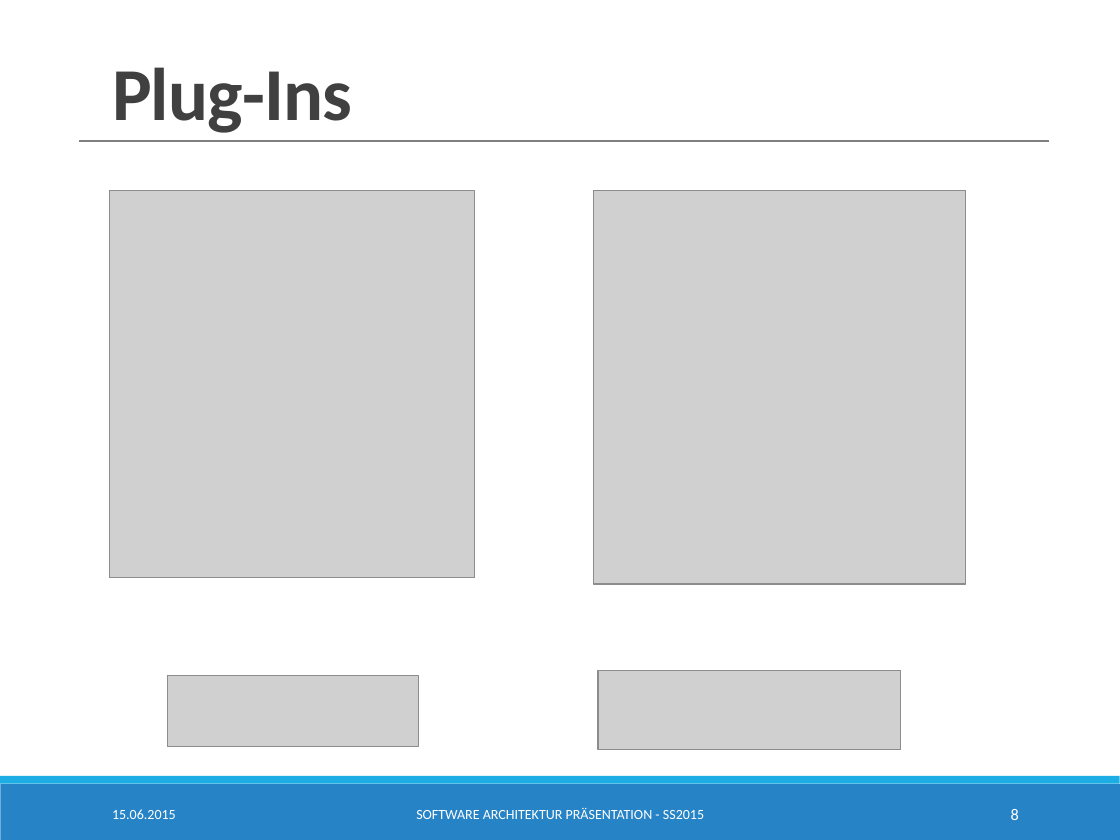
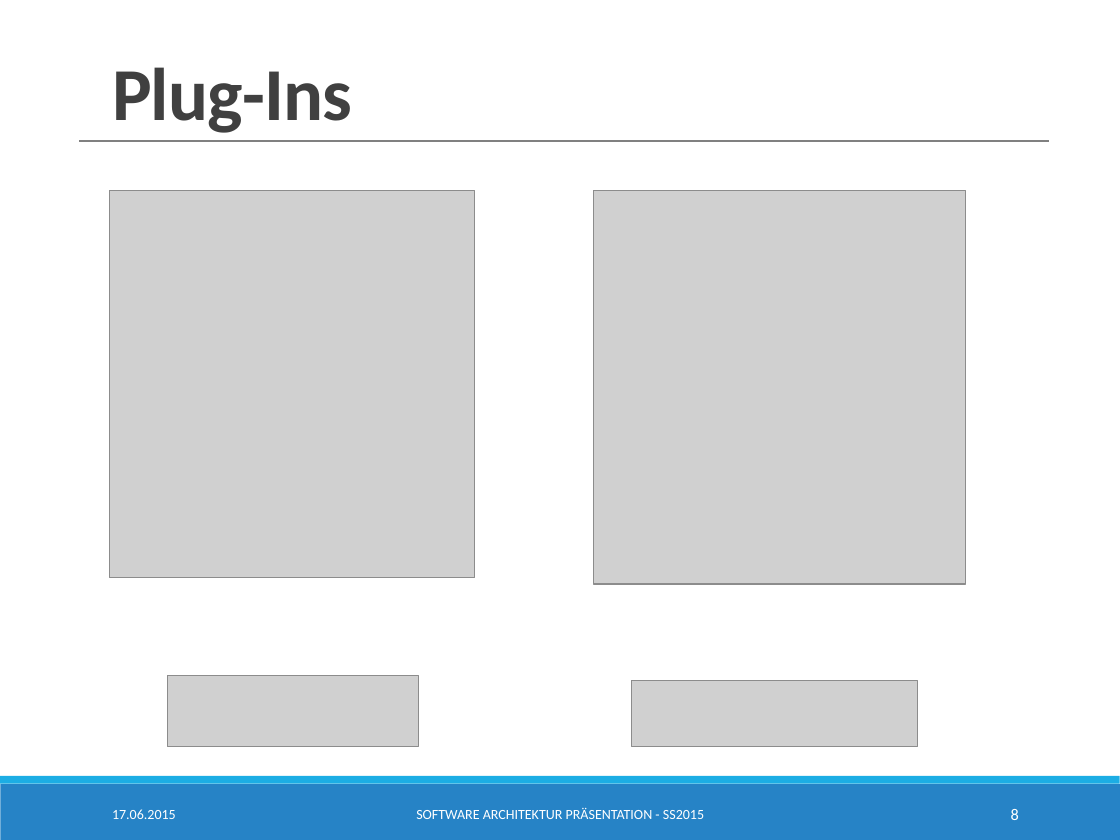
Before and after one commit to SimonBraun/de.htwg.se.mastermind, a slide deck: slide 8 of de.htwg.se.mastermind/Presentation.pptx. Drawn at 1120x840 pixels with LibreOffice and Linux fonts; fonts in the diff are those of the drawing; grey boxes stand for pictures. Boxes give left, top, right and bottom in pixels: in the first picture for what was removed or moved away, otherwise in the second. Text is boxed around its words. In the diff, an @@ line names an element or a change of style, - is before the commit and + after.

```diff
--- a/de.htwg.se.mastermind/Presentation.pptx
+++ b/de.htwg.se.mastermind/Presentation.pptx
@@ picture: place and size @@
-picture at <box>598,671,900,750</box>
+picture at <box>632,681,917,747</box>
@@ text at <box>112,809,176,819</box>: text changed @@
-15.06.2015
+17.06.2015
```
Also in this commit, not shown: 11 other slides changed, 8 other files.
